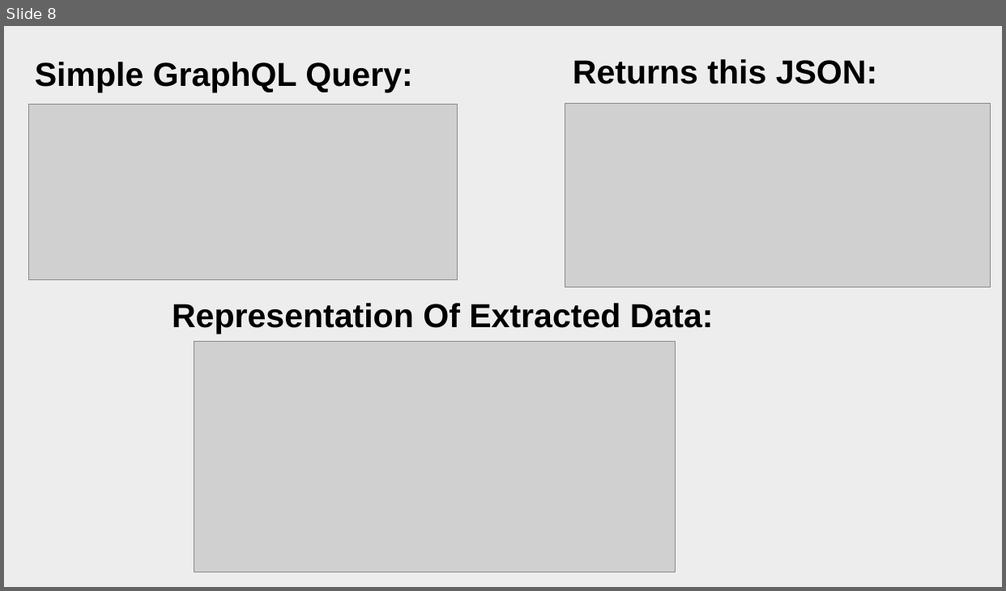
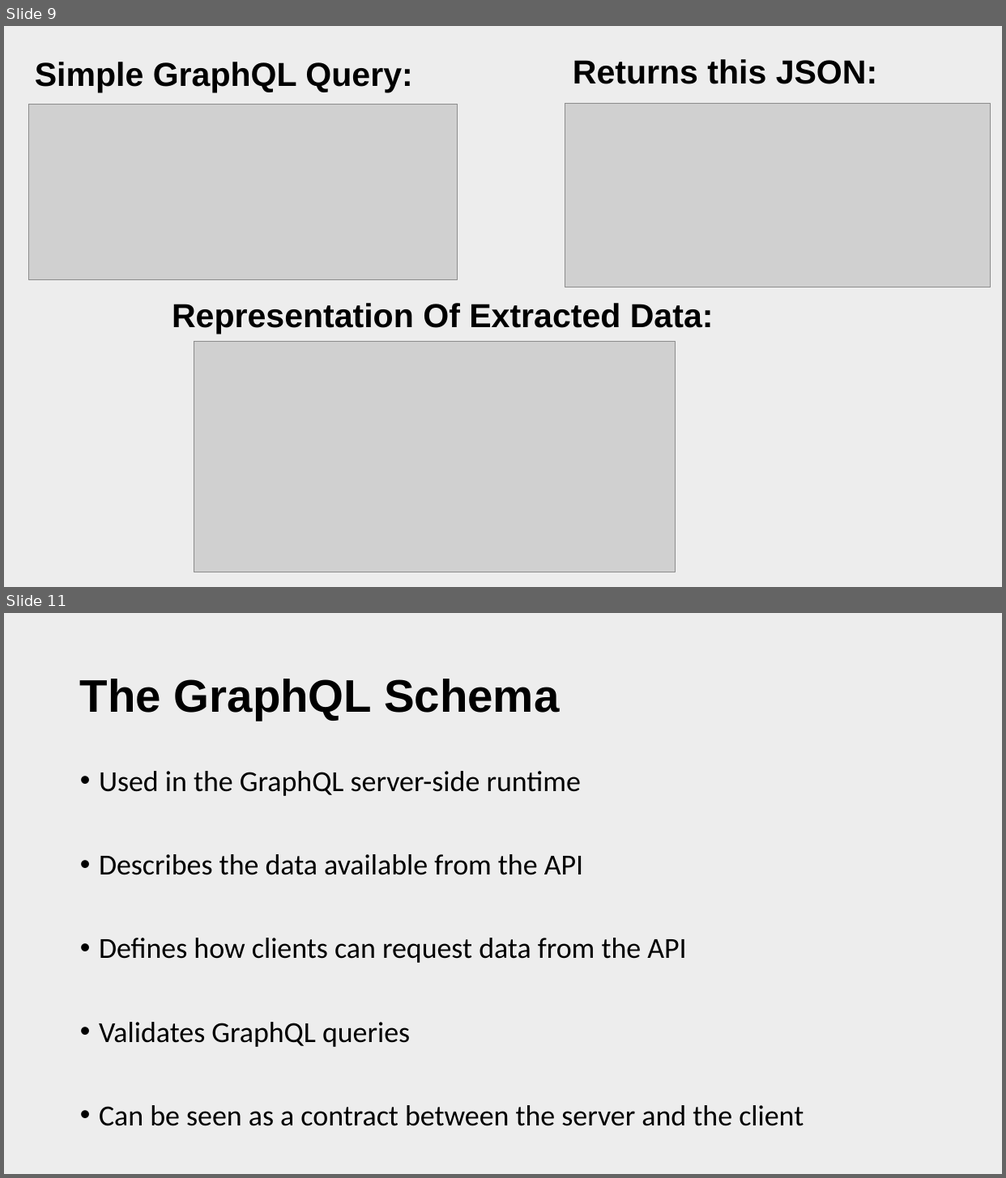
Before and after one commit to patelg123/graphql-presentation, a slide deck: current.pptx. Shown one above the other, each under a label of ours: slide 8 before the commit, slides 9 and 11 after it; the slides between them are not shown. The pictures are 1006x591 and 1006x1178 pixels, drawn with LibreOffice and Linux fonts; fonts in the diff are those of the drawing; grey boxes stand for pictures. Boxes give left, top, right and bottom in pixels: in the first picture for what was removed or moved away, otherwise in the second. Text is boxed around its words. In the diff, an @@ line names an element or a change of style, - is before the commit and + after.

```diff
--- a/current.pptx
+++ b/current.pptx
@@ slide 11 added at <box>4,613,1002,1174</box>, background #EDEDED @@
@@ title added at <box>80,679,559,720</box>, 44 pt, text #000000, bold @@
+The GraphQL Schema
@@ text added at <box>99,771,803,1127</box>, 28 pt, text #000000 @@
+• Used in the GraphQL server-side runtime
+• Describes the data available from the API
+• Defines how clients can request data from the API
+• Validates GraphQL queries
+• Can be seen as a contract between the server and the client
@@ what was slide 8 is now slide 9 @@
```
Also in this commit, not shown: 7 other slides added, 3 other files.
